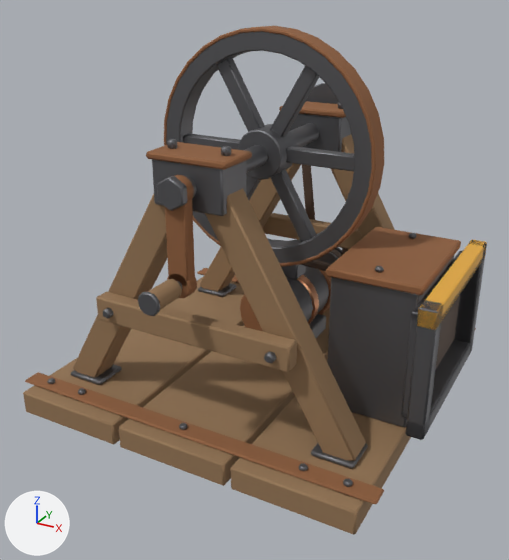
A saved change to the FBX model Art/feCrank/feCrank.fbx.
Both versions are drawn from a 50 mm camera at (0.786, -1.494, 1.021) aimed at (0.013, -0.088, 0.318). The axes (+X, +Y, +Z) are drawn at lower left. The lights are the same throughout. The first picture is the older version. Where no turn or scale is listed for an object, it has been applied to the vertices. Vertices at exactly the same position are counted once.

The scene before the commit, as lines of its bpy script (objects in view):
```python
me_fecrank_base_001 = bpy.data.meshes.new('feCrank_Base.001')
me_fecrank_base_001.from_pydata(...)  # 2488 vertices, 2568 faces; spans x -0.47..0.5, y 0.0..0.73, z -0.46..0.46
# faces by material slot: [234, 1284, 306, 274, 450, 20]
me_fecrank_base_001.materials.append(mat_fecrank_wood)  # brown #957655
me_fecrank_base_001.materials.append(mat_fecrank_iron)  # grey #6f6f73
me_fecrank_base_001.materials.append(mat_fecrank_rust)  # brown #996945
me_fecrank_base_001.materials.append(mat_fecrank_copper)  # beige #dda27c
me_fecrank_base_001.materials.append(mat_fecrank_leather)  # brown #594538
me_fecrank_base_001.materials.append(mat_fecrank_portout)  # orange #edb345
me_fecrank_rotor_001 = bpy.data.meshes.new('feCrank_Rotor.001')
me_fecrank_rotor_001.from_pydata(...)  # 1408 vertices, 1286 faces; spans x -0.285..0.285, y -0.5..0.46, z -0.285..0.285
# faces by material slot: [38, 866, 382]
me_fecrank_rotor_001.materials.append(mat_fecrank_wood)  # brown #957655
me_fecrank_rotor_001.materials.append(mat_fecrank_iron)  # grey #6f6f73
me_fecrank_rotor_001.materials.append(mat_fecrank_rust)  # brown #996945
ob_fecrank_base = bpy.data.objects.new('feCrank_Base', me_fecrank_base_001)
ob_fecrank_base.location = (0.0, 0.0, 0.0)
ob_fecrank_base.rotation_euler = (1.571, 0.0, 0.0)  # degrees (90, 0, 0)
ob_fecrank_rotor = bpy.data.objects.new('feCrank_Rotor', me_fecrank_rotor_001)
ob_fecrank_rotor.location = (0.0, 0.0, 0.62)
```
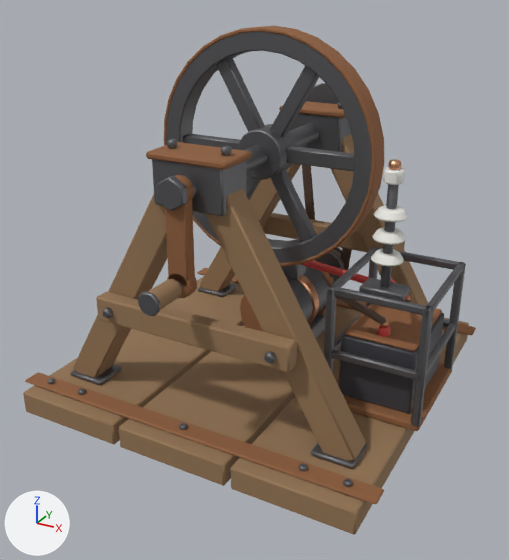
The change, as JSON lines over the scene's bpy script:
```json
{"op": "add", "block": "mat_fecrank_porcelain", "code": ["mat_fecrank_porcelain = principled_material('feCrank_Porcelain')", "mat_fecrank_porcelain.base_color = (0.88, 0.87, 0.82)  # white #f1f0ea", "mat_fecrank_porcelain.roughness = 0.25"]}
{"op": "add", "block": "mat_fecrank_battery", "code": ["mat_fecrank_battery = principled_material('feCrank_Battery')", "mat_fecrank_battery.base_color = (0.05, 0.05, 0.06)  # dark grey #3f3f45"]}
{"op": "add", "block": "mat_fecrank_red", "code": ["mat_fecrank_red = principled_material('feCrank_Red')", "mat_fecrank_red.base_color = (0.65, 0.06, 0.05)  # red #d3453f"]}
{"block": "me_fecrank_base_001", "where": "# used by ob_fecrank_base; location = (0.0, 0.0, 0.0); rotation_euler = (1.571, 0.0, 0.0), in degrees (90, 0, 0)"}
{"op": "remove", "block": "me_fecrank_base_001", "code": "me_fecrank_base_001.from_pydata(...)  # 2488 vertices, 2568 faces; spans x -0.47..0.5, y 0.0..0.73, z -0.46..0.46"}
{"op": "add", "block": "me_fecrank_base_001", "code": "me_fecrank_base_001.from_pydata(...)  # 3024 vertices, 3066 faces; spans x -0.47..0.47, y 0.0..0.73, z -0.46..0.46"}
{"block": "me_fecrank_base_001", "change": "me_fecrank_base_001 part 1: 173 vertices moved from x 0.23..0.5, y 0.06..0.431, z -0.225..0.225 to x 0.23..0.47, y 0.06..0.37, z -0.15..0.15; 259 vertices removed from x -0.001..0.5, y 0.095..0.431, z -0.225..0.225; 795 vertices added at x -0.001..0.47, y 0.07..0.662, z -0.15..0.15"}
{"block": "me_fecrank_base_001", "change": "me_fecrank_base_001 part 2: 16 faces spanning x 0.23..0.47, y 0.06..0.25, z -0.15..0.15 switch from mat_fecrank_iron (grey #6f6f73) to mat_fecrank_rust (brown #996945)"}
{"block": "me_fecrank_base_001", "change": "me_fecrank_base_001 part 3: 7 faces spanning x 0.346..0.362, y 0.24..0.27, z 0.067..0.093 switch from mat_fecrank_iron (grey #6f6f73) to mat_fecrank_red (red #d3453f)"}
{"block": "me_fecrank_base_001", "change": "me_fecrank_base_001 part 4: 3 faces spanning x 0.23..0.25, y 0.366..0.37, z 0.146..0.15 switch from mat_fecrank_rust (brown #996945) to mat_fecrank_iron (grey #6f6f73)"}
{"block": "me_fecrank_base_001", "change": "me_fecrank_base_001 part 5: 19 faces spanning x 0.453..0.468, y 0.206..0.37, z -0.15..0.15 switch from mat_fecrank_leather (brown #594538) to mat_fecrank_iron (grey #6f6f73)"}
{"op": "remove", "block": "me_fecrank_base_001", "code": "me_fecrank_base_001.materials.append(mat_fecrank_portout)  # orange #edb345"}
{"op": "add", "block": "me_fecrank_base_001", "code": "me_fecrank_base_001.materials.append(mat_fecrank_battery)  # dark grey #3f3f45"}
{"op": "add", "block": "me_fecrank_base_001", "code": "me_fecrank_base_001.materials.append(mat_fecrank_porcelain)  # white #f1f0ea"}
```

Changed parts and their boxes (x1, y1, x2, y2) in the pictures (509 x 560 px):
```json
{"object": "feCrank_Base", "change": "reshaped", "before": [23, 101, 487, 535], "after": [23, 101, 476, 535]}
{"part": 1, "of": "me_fecrank_base_001", "change": "cut back", "before": [301, 227, 487, 440], "after": [301, 159, 466, 431]}
{"part": 2, "of": "me_fecrank_base_001", "change": "recoloured", "before": [353, 264, 481, 427], "after": [353, 412, 416, 431]}
{"part": 3, "of": "me_fecrank_base_001", "change": "recoloured", "before": [405, 422, 425, 440], "after": [380, 328, 388, 337]}
{"part": 4, "of": "me_fecrank_base_001", "change": "recoloured", "before": [326, 268, 423, 289]}
{"part": 5, "of": "me_fecrank_base_001", "change": "recoloured", "before": [436, 295, 460, 368], "after": [425, 263, 463, 358]}
```
